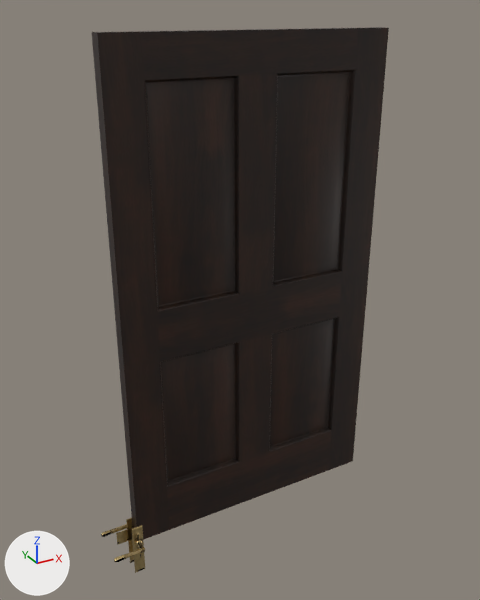
A saved change to the glTF model assets/models/door_room.glb.
Both versions are drawn from a camera (50 mm lens) standing at (-0.7, -2.23, 2.15) and looking at (0.54, 0.02, 1.03). The axes (+X, +Y, +Z) are drawn at lower left. The lights are the same throughout. The older version comes first. Vertices at exactly the same position are counted once.

Before the edit, the objects in view are built like this:
```python
me_handle = bpy.data.meshes.new('handle')
me_handle.from_pydata(...)  # 270 vertices, 488 faces; spans x -0.13..0.024, y -0.096..0.096, z -0.165..0.085
me_handle.materials.append(mat_door_brass)  # picture img_door_brass_albedo
me_leaf = bpy.data.meshes.new('leaf')
me_leaf.from_pydata(...)  # 264 vertices, 524 faces; spans x 0.0..1.18, y -0.03..0.03, z 0.0..2.08
me_leaf.materials.append(mat_door_wood)
ob_handle = bpy.data.objects.new('handle', me_handle)
ob_handle.location = (0.0, 0.0, 0.0)
ob_leaf = bpy.data.objects.new('leaf', me_leaf)
ob_leaf.location = (0.0, 0.0, 0.0)
```
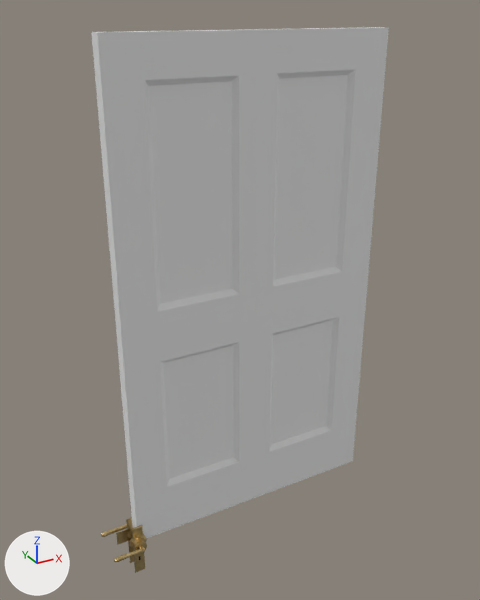
Changed parts and their boxes (x1, y1, x2, y2) in the pictures (480 x 600 px):
```json
{"object": "leaf", "change": "reshaped", "before": [92, 27, 389, 540], "after": [92, 27, 389, 538]}
{"part": 1, "of": "me_leaf", "change": "cut back", "before": [145, 69, 356, 487], "after": [145, 69, 356, 487]}
{"part": 2, "of": "me_leaf", "change": "recoloured", "before": [92, 27, 389, 538], "after": [92, 27, 389, 538], "on screen": "black to white"}
```

Scene script edits in JSON lines:
```json
{"block": "me_leaf", "where": "# used by ob_leaf; location = (0.0, 0.0, 0.0)"}
{"op": "remove", "block": "me_leaf", "code": "me_leaf.from_pydata(...)  # 264 vertices, 524 faces; spans x 0.0..1.18, y -0.03..0.03, z 0.0..2.08"}
{"op": "add", "block": "me_leaf", "code": "me_leaf.from_pydata(...)  # 104 vertices, 204 faces; spans x 0.0..1.18, y -0.03..0.03, z 0.0..2.08"}
{"block": "me_leaf", "change": "me_leaf part 1"}
{"block": "me_leaf", "change": "160 vertices are removed from x 0.15..1.03, y -0.03..0.03, z 0.24..1.93"}
{"block": "me_leaf", "change": "400 faces are deleted"}
{"block": "me_leaf", "change": "80 new faces join them"}
{"block": "me_leaf", "change": "me_leaf part 2: 124 faces spanning x 0.0..1.18, y -0.03..0.03, z 0.0..2.08 switch from mat_door_wood to no material"}
```
